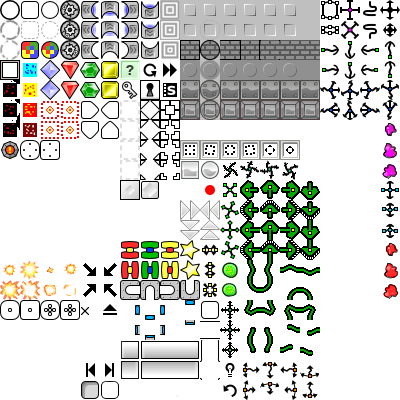
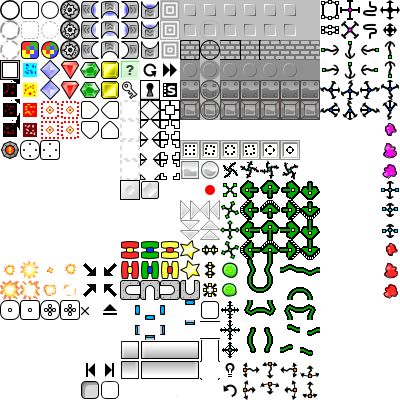
Layered file, before and after one edit (400x400). Changes by layer:
painted on "luminosity" over [180, 40, 320, 60]
painted on "sprites" over [180, 40, 320, 60]
